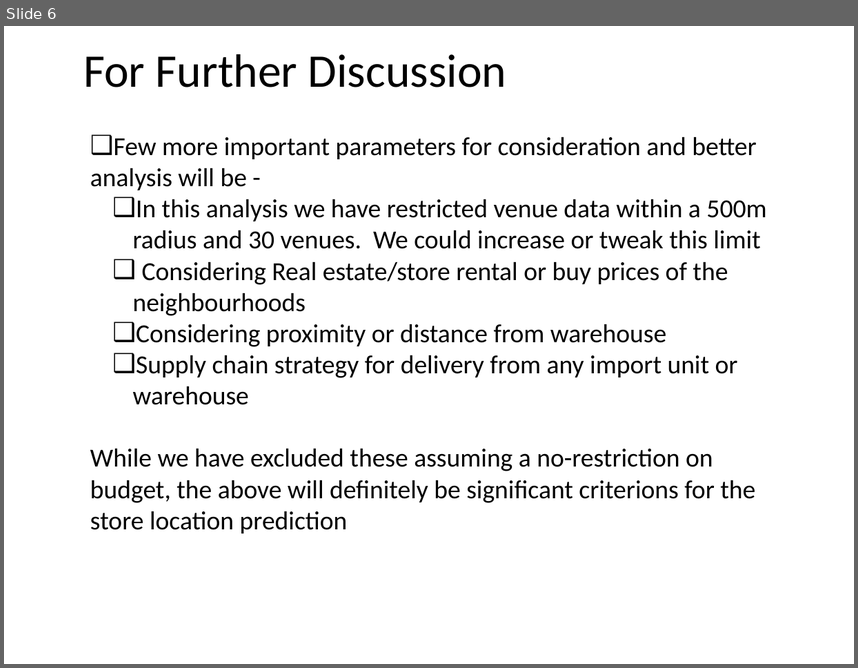
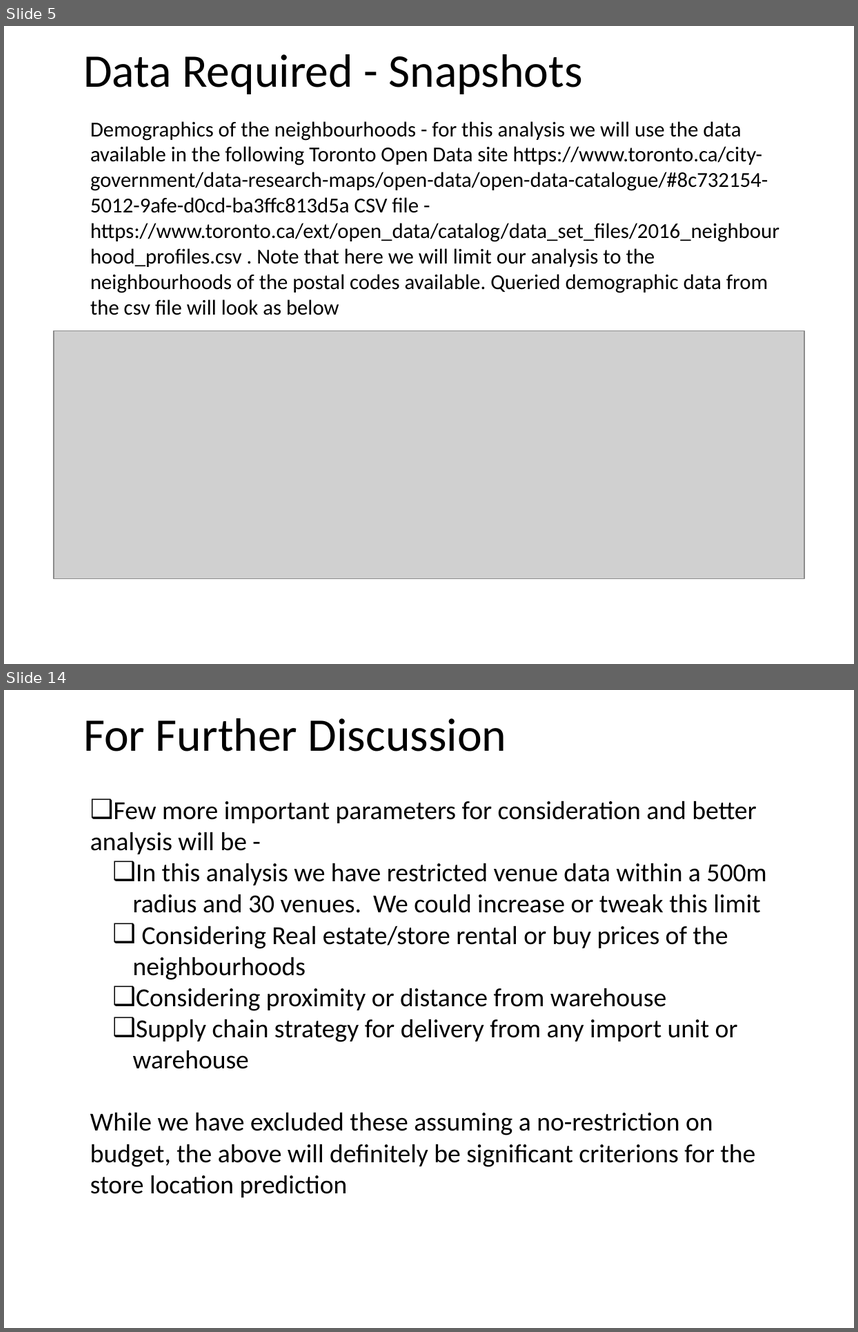
Before and after one commit to mukgithub/Coursera_Capstone, a slide deck: Capstone.pptx. Shown one above the other, each under a label of ours: slide 6 before the commit, slides 5 and 14 after it; the slides between them are not shown. The pictures are 858x668 and 858x1332 pixels, drawn with LibreOffice and Linux fonts; fonts in the diff are those of the drawing; grey boxes stand for pictures. Boxes give left, top, right and bottom in pixels: in the first picture for what was removed or moved away, otherwise in the second. Text is boxed around its words. In the diff, an @@ line names an element or a change of style, - is before the commit and + after.

```diff
--- a/Capstone.pptx
+++ b/Capstone.pptx
@@ slide 5 added at <box>4,26,854,664</box>, background #FFFFFF @@
@@ title added at <box>83,54,582,94</box>, 39.6 pt, text #000000 @@
+Data Required - Snapshots
@@ text added at <box>90,121,780,315</box>, 18 pt, text #000000 @@
+Demographics of the neighbourhoods - for this analysis we will use the data available in the following Toronto Open Data site https://www.toronto.ca/city-government/data-research-maps/open-data/open-data-catalogue/#8c732154-5012-9afe-d0cd-ba3ffc813d5a CSV file - https://www.toronto.ca/ext/open_data/catalog/data_set_files/2016_neighbourhood_profiles.csv . Note that here we will limit our analysis to the neighbourhoods of the postal codes available. Queried demographic data from the csv file will look as below
@@ picture added at <box>53,330,804,579</box> @@
@@ what was slide 6 is now slide 14 @@
```
Also in this commit, not shown: 4 slides changed, 7 other slides added.
